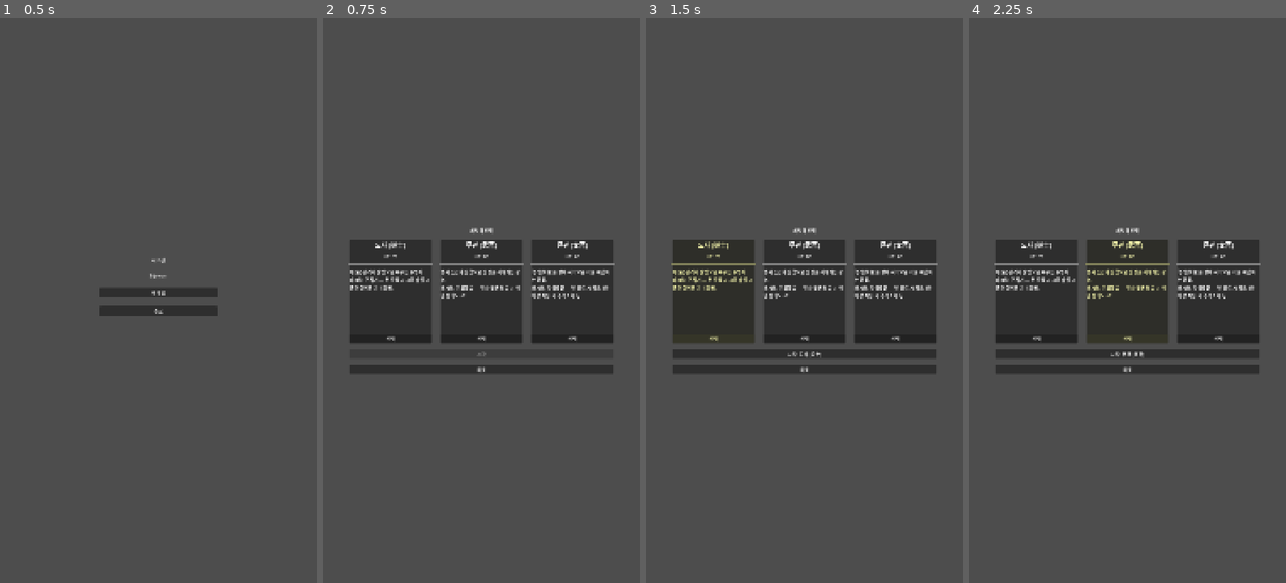
Above: before the commit, frames 1-4 (left to right).
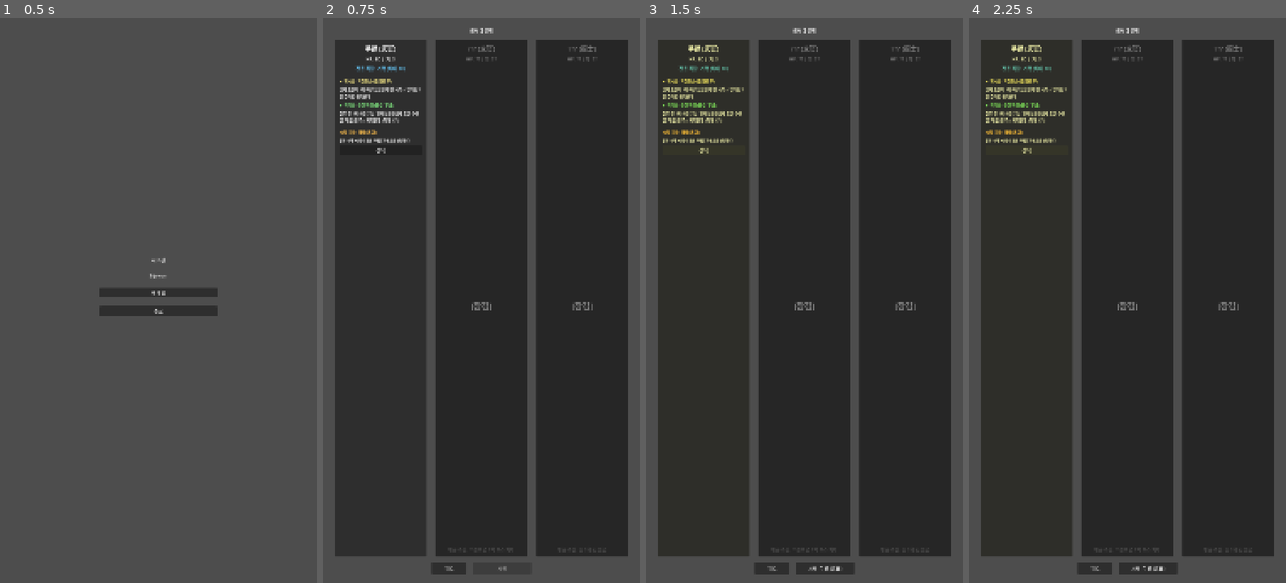
Above: after the commit, the same moments.

Repository: dongmin1213/Sijojeon
Game: Godot game, scene res://scenes/title/title_screen.tscn
Same seed, same stepped clock (60 frames per second), same inputs: the game is played once before the commit and once after it.
Inputs:
- Up to frame 1 (0.5 s): no input
- Up to frame 2 (0.75 s): click "새 게임" at 0.5 s
- Up to frame 3 (1.5 s): click "선택" at 1.25 s
- Up to frame 4 (2.25 s): click "선택" at 2 s

Frame 1 is identical in both runs. In frame 2, 65% of the frame differs, in the area x 3-97%, y 1-99%; in frame 3, 66%; in frame 4, 66%.

Commit message:
Add character select screen with unlock system, relic/resource info display (ZER-66)
- Show character list with detailed info: passive/active skills, class resource, starting relic
- Add unlock condition system with data-driven JSON config
- Visual distinction for locked (dimmed) vs unlocked characters
- Load character data from DataLoader instead of hardcoded constants

Co-Authored-By: Paperclip <noreply@paperclip.ing>
Co-Authored-By: Claude Opus 4.6 <noreply@anthropic.com>

Diff:
--- /dev/null
+++ b/data/unlock/unlock_conditions.json
@@ -0,0 +1,35 @@
+{
+  "version": "0.1",
+  "type": "unlock_conditions",
+  "description": "캐릭터 해금 조건 정의. SaveManager의 meta_data 통계를 기반으로 판정한다.",
+  "characters": [
+    {
+      "id": "mugwan",
+      "name_ko": "무관",
+      "name_hanja": "武官",
+      "unlock_type": "default",
+      "unlock_description": "기본 해금"
+    },
+    {
+      "id": "mungwan",
+      "name_ko": "문관",
+      "name_hanja": "文官",
+      "unlock_type": "character_act_clear",
+      "unlock_params": {
+        "character_id": "mugwan",
+        "min_act": 1
+      },
+      "unlock_description": "무관으로 1막 보스 처치"
+    },
+    {
+      "id": "dosa",
+      "name_ko": "도사",
+      "name_hanja": "道士",
+      "unlock_type": "total_runs",
+      "unlock_params": {
+        "min_runs": 3
+      },
+      "unlock_description": "총 3회 런 완료"
+    }
+  ]
+}
--- a/scenes/character_select/character_select.gd
+++ b/scenes/character_select/character_select.gd
@@ -1,92 +1,282 @@
 extends Control
 
-## 캐릭터 선택 화면. 도사/무관/문관 중 하나를 선택하여 새 런을 시작한다.
-
-const CHARACTERS := [
-	{
-		"id": "dosa",
-		"name": "도사 (道士)",
-		"hp": 70,
-		"description": "기(氣) 관리와 술법으로 싸우는 수행자.\n패시브: 천지기 — 턴 종료 시 시조 슬롯 3칸 이상이면 기 1 회복.",
-	},
-	{
-		"id": "mugwan",
-		"name": "무관 (武官)",
-		"hp": 80,
-		"description": "병사 토큰과 진형으로 전장을 지배하는 장수.\n패시브: 지휘통솔 — 병사 토큰 보유 시 매 턴 방어도 +2.",
-	},
-	{
-		"id": "mungwan",
-		"name": "문관 (文官)",
-		"hp": 65,
-		"description": "학식(學識)을 쌓아 지략으로 적을 제압하는 관료.\n패시브: 학식충전 — 턴 종료 시 카드 3장 이상 사용 시 학식 1 획득.",
-	},
-]
+## 캐릭터 선택 화면.
+## DataLoader와 SaveManager를 활용하여 해금 상태, 시작 유물, 전용 자원을 표시한다.
+
+# 캐릭터 정의 순서 (표시 순서)
+const CHARACTER_IDS := ["mugwan", "mungwan", "dosa"]
 
 var _selected_index: int = -1
+var _character_list: Array[Dictionary] = []
+var _unlock_data: Array[Dictionary] = []
 
 @onready var title_label: Label = $VBoxContainer/TitleLabel
 @onready var card_container: HBoxContainer = $VBoxContainer/CardContainer
-@onready var start_button: Button = $VBoxContainer/StartButton
-@onready var back_button: Button = $VBoxContainer/BackButton
+@onready var start_button: Button = $VBoxContainer/ButtonRow/StartButton
+@onready var back_button: Button = $VBoxContainer/ButtonRow/BackButton
 
 
 func _ready() -> void:
 	start_button.disabled = true
 	start_button.pressed.connect(_on_start_pressed)
 	back_button.pressed.connect(_on_back_pressed)
+	_load_unlock_conditions()
+	_build_character_list()
 	_build_character_cards()
 
 
+func _load_unlock_conditions() -> void:
+	var path := "res://data/unlock/unlock_conditions.json"
+	var file := FileAccess.open(path, FileAccess.READ)
+	if file == null:
+		return
+	var json := JSON.new()
+	var err := json.parse(file.get_as_text())
+	file.close()
+	if err == OK and json.data is Dictionary:
+		_unlock_data = []
+		for entry in json.data.get("characters", []):
+			_unlock_data.append(entry)
+
+
+func _is_character_unlocked(character_id: String) -> bool:
+	## 메타 데이터와 해금 조건을 비교하여 해금 여부를 판정한다.
+	var meta := SaveManager.load_meta()
+	var stats: Dictionary = meta.get("stats", {})
+	var char_stats: Dictionary = meta.get("character_stats", {})
+
+	for cond in _unlock_data:
+		if cond.get("id", "") != character_id:
+			continue
+		var unlock_type: String = cond.get("unlock_type", "default")
+		match unlock_type:
+			"default":
+				return true
+			"total_runs":
+				var min_runs: int = cond.get("unlock_params", {}).get("min_runs", 1)
+				return stats.get("total_runs", 0) >= min_runs
+			"character_act_clear":
+				var params: Dictionary = cond.get("unlock_params", {})
+				var req_char: String = params.get("character_id", "")
+				var min_act: int = params.get("min_act", 1)
+				# 해당 캐릭터로 승리한 적이 있거나, best_act가 min_act 이상이면 해금
+				var req_char_stats: Dictionary = char_stats.get(req_char, {})
+				if req_char_stats.get("victories", 0) > 0:
+					return true
+				# 해당 캐릭터로 런을 진행하여 min_act를 넘긴 적이 있으면 해금
+				return stats.get("best_act", 0) > min_act and req_char_stats.get("runs", 0) > 0
+	# 해금 조건이 정의되지 않은 캐릭터는 기본 해금
+	return true
+
+
+func _get_unlock_description(character_id: String) -> String:
+	for cond in _unlock_data:
+		if cond.get("id", "") == character_id:
+			return cond.get("unlock_description", "")
+	return ""
+
+
+func _build_character_list() -> void:
+	## DataLoader에서 캐릭터 스킬 데이터를 가져와 표시용 목록을 구성한다.
+	_character_list.clear()
+	for char_id in CHARACTER_IDS:
+		var skills: Dictionary = DataLoader.get_character_skills(char_id)
+		var unlocked := _is_character_unlocked(char_id)
+
+		# special_skills.json에서 상세 정보 추출
+		var char_entry := _find_skill_entry(char_id)
+		var class_resource_name := ""
+		var class_resource_max := 0
+		if char_entry.has("class_resource"):
+			class_resource_name = char_entry["class_resource"].get("id", "")
+			class_resource_max = char_entry["class_resource"].get("max", 0)
+
+		var starting_relic_name := ""
+		var starting_relic_effect := ""
+		if char_entry.has("starting_relic"):
+			starting_relic_name = char_entry["starting_relic"].get("name", {}).get("ko", "")
+			starting_relic_effect = char_entry["starting_relic"].get("effect", "")
+
+		var passive_name := ""
+		var passive_desc := ""
+		if skills.has("passive"):
+			passive_name = skills["passive"].get("ko", "")
+			passive_desc = skills["passive"].get("description", "")
+
+		var active_name := ""
+		var active_desc := ""
+		if skills.has("active_skill") and skills["active_skill"].has("name"):
+			active_name = skills["active_skill"]["name"].get("ko", "")
+			active_desc = skills["active_skill"]["name"].get("description", "")
+
+		_character_list.append({
+			"id": char_id,
+			"name": char_entry.get("class_ko", char_id) + " (" + char_entry.get("class_hanja", "") + ")",
+			"hp": skills.get("base_hp", 70),
+			"qi": skills.get("base_qi", 3),
+			"unlocked": unlocked,
+			"unlock_description": _get_unlock_description(char_id),
+			"class_resource_name": class_resource_name,
+			"class_resource_max": class_resource_max,
+			"starting_relic_name": starting_relic_name,
+			"starting_relic_effect": starting_relic_effect,
+			"passive_name": passive_name,
+			"passive_desc": passive_desc,
+			"active_name": active_name,
+			"active_desc": active_desc,
+		})
+
+
+func _find_skill_entry(character_id: String) -> Dictionary:
+	## DataLoader 내부 _skills_data에서 캐릭터 항목을 찾는다.
+	var skills_data: Dictionary = DataLoader._skills_data
+	if not skills_data.has("character_special_skills"):
+		return {}
+	for entry in skills_data["character_special_skills"]:
+		if entry.get("class_id", "") == character_id:
+			return entry
+	return {}
+
+
 func _build_character_cards() -> void:
-	for i in CHARACTERS.size():
-		var character: Dictionary = CHARACTERS[i]
+	for i in _character_list.size():
+		var character: Dictionary = _character_list[i]
+		var unlocked: bool = character["unlocked"]
+
 		var panel := PanelContainer.new()
-		panel.custom_minimum_size = Vector2(280, 320)
+		panel.custom_minimum_size = Vector2(300, 420)
 		panel.size_flags_horizontal = Control.SIZE_EXPAND_FILL
 
+		var margin := MarginContainer.new()
+		margin.add_theme_constant_override("margin_left", 16)
+		margin.add_theme_constant_override("margin_right", 16)
+		margin.add_theme_constant_override("margin_top", 12)
+		margin.add_theme_constant_override("margin_bottom", 12)
+
 		var vbox := VBoxContainer.new()
-		vbox.add_theme_constant_override("separation", 12)
-
+		vbox.add_theme_constant_override("separation", 8)
+
+		# 캐릭터 이름
 		var name_label := Label.new()
-		name_label.text = character["name"]
 		name_label.horizontal_alignment = HORIZONTAL_ALIGNMENT_CENTER
 		name_label.add_theme_font_size_override("font_size", 22)
+		if unlocked:
+			name_label.text = character["name"]
+		else:
+			name_label.text = "??? (" + character["name"].split("(")[1] if "(" in character["name"] else "???"
 		vbox.add_child(name_label)
 
-		var hp_label := Label.new()
-		hp_label.text = "HP: %d" % character["hp"]
-		hp_label.horizontal_alignment = HORIZONTAL_ALIGNMENT_CENTER
-		vbox.add_child(hp_label)
-
-		var sep := HSeparator.new()
-		vbox.add_child(sep)
-
-		var desc_label := Label.new()
-		desc_label.text = character["description"]
-		desc_label.autowrap_mode = TextServer.AUTOWRAP_WORD_SMART
-		desc_label.size_flags_vertical = Control.SIZE_EXPAND_FILL
-		vbox.add_child(desc_label)
-
-		var select_btn := Button.new()
-		select_btn.text = "선택"
-		var idx := i
-		select_btn.pressed.connect(func(): _select_character(idx))
-		vbox.add_child(select_btn)
-
-		panel.add_child(vbox)
+		# HP / 기 정보
+		var stat_label := Label.new()
+		stat_label.horizontal_alignment = HORIZONTAL_ALIGNMENT_CENTER
+		if unlocked:
+			stat_label.text = "HP: %d | 기: %d" % [character["hp"], character["qi"]]
+		else:
+			stat_label.text = "HP: ?? | 기: ??"
+		vbox.add_child(stat_label)
+
+		# 전용 자원 표시
+		if character["class_resource_name"] != "" and unlocked:
+			var resource_label := Label.new()
+			resource_label.horizontal_alignment = HORIZONTAL_ALIGNMENT_CENTER
+			resource_label.text = "전용 자원: %s (최대 %d)" % [character["class_resource_name"], character["class_resource_max"]]
+			resource_label.add_theme_color_override("font_color", Color(0.4, 0.8, 1.0))
+			vbox.add_child(resource_label)
+
+		vbox.add_child(HSeparator.new())
+
+		if unlocked:
+			# 패시브 스킬
+			if character["passive_name"] != "":
+				var passive_header := Label.new()
+				passive_header.text = "▶ 패시브: " + character["passive_name"]
+				passive_header.add_theme_font_size_override("font_size", 14)
+				passive_header.add_theme_color_override("font_color", Color(0.9, 0.85, 0.5))
+				vbox.add_child(passive_header)
+
+				var passive_desc := Label.new()
+				passive_desc.text = character["passive_desc"]
+				passive_desc.autowrap_mode = TextServer.AUTOWRAP_WORD_SMART
+				passive_desc.add_theme_font_size_override("font_size", 13)
+				vbox.add_child(passive_desc)
+
+			# 액티브 스킬
+			if character["active_name"] != "":
+				var active_header := Label.new()
+				active_header.text = "▶ 액티브: " + character["active_name"]
+				active_header.add_theme_font_size_override("font_size", 14)
+				active_header.add_theme_color_override("font_color", Color(0.5, 0.9, 0.5))
+				vbox.add_child(active_header)
+
+				var active_desc := Label.new()
+				active_desc.text = character["active_desc"]
+				active_desc.autowrap_mode = TextServer.AUTOWRAP_WORD_SMART
+				active_desc.add_theme_font_size_override("font_size", 13)
+				vbox.add_child(active_desc)
+
+			vbox.add_child(HSeparator.new())
+
+			# 시작 유물
+			if character["starting_relic_name"] != "":
+				var relic_label := Label.new()
+				relic_label.text = "시작 유물: " + character["starting_relic_name"]
+				relic_label.add_theme_font_size_override("font_size", 14)
+				relic_label.add_theme_color_override("font_color", Color(1.0, 0.75, 0.3))
+				vbox.add_child(relic_label)
+
+				var relic_effect := Label.new()
+				relic_effect.text = character["starting_relic_effect"]
+				relic_effect.autowrap_mode = TextServer.AUTOWRAP_WORD_SMART
+				relic_effect.add_theme_font_size_override("font_size", 12)
+				vbox.add_child(relic_effect)
+
+			# 선택 버튼
+			var select_btn := Button.new()
+			select_btn.text = "선택"
+			select_btn.size_flags_vertical = Control.SIZE_SHRINK_END
+			var idx := i
+			select_btn.pressed.connect(func(): _select_character(idx))
+			vbox.add_child(select_btn)
+		else:
+			# 잠금 상태 표시
+			var lock_label := Label.new()
+			lock_label.text = "[잠김]"
+			lock_label.horizontal_alignment = HORIZONTAL_ALIGNMENT_CENTER
+			lock_label.add_theme_font_size_override("font_size", 28)
+			lock_label.size_flags_vertical = Control.SIZE_EXPAND_FILL
+			lock_label.vertical_alignment = VERTICAL_ALIGNMENT_CENTER
+			vbox.add_child(lock_label)
+
+			var cond_label := Label.new()
+			cond_label.text = "해금 조건: " + character["unlock_description"]
+			cond_label.horizontal_alignment = HORIZONTAL_ALIGNMENT_CENTER
+			cond_label.autowrap_mode = TextServer.AUTOWRAP_WORD_SMART
+			cond_label.add_theme_color_override("font_color", Color(0.6, 0.6, 0.6))
+			vbox.add_child(cond_label)
+
+		margin.add_child(vbox)
+		panel.add_child(margin)
+
+		# 잠금 캐릭터는 어둡게 표시
+		if not unlocked:
+			panel.modulate = Color(0.5, 0.5, 0.5)
+
 		card_container.add_child(panel)
 
 
 func _select_character(index: int) -> void:
+	if not _character_list[index]["unlocked"]:
+		return
 	_selected_index = index
 	start_button.disabled = false
-	start_button.text = "시작: %s" % CHARACTERS[index]["name"]
-
-	# Update visual highlight
+	start_button.text = "시작: %s" % _character_list[index]["name"]
+
+	# 선택 하이라이트
 	for i in card_container.get_child_count():
 		var panel: PanelContainer = card_container.get_child(i)
-		if i == index:
+		if not _character_list[i]["unlocked"]:
+			panel.modulate = Color(0.5, 0.5, 0.5)
+		elif i == index:
 			panel.modulate = Color(1.0, 1.0, 0.7)
 		else:
 			panel.modulate = Color(1.0, 1.0, 1.0)
@@ -95,7 +285,7 @@
 func _on_start_pressed() -> void:
 	if _selected_index < 0:
 		return
-	var character_id: String = CHARACTERS[_selected_index]["id"]
+	var character_id: String = _character_list[_selected_index]["id"]
 	GameManager.start_new_run(character_id)
 
 
--- a/scenes/character_select/character_select.tscn
+++ b/scenes/character_select/character_select.tscn
@@ -13,15 +13,13 @@
 
 [node name="VBoxContainer" type="VBoxContainer" parent="."]
 layout_mode = 1
-anchors_preset = 8
-anchor_left = 0.5
-anchor_top = 0.5
-anchor_right = 0.5
-anchor_bottom = 0.5
-offset_left = -320.0
-offset_top = -250.0
-offset_right = 320.0
-offset_bottom = 250.0
+anchors_preset = 15
+anchor_right = 1.0
+anchor_bottom = 1.0
+offset_left = 40.0
+offset_top = 30.0
+offset_right = -40.0
+offset_bottom = -30.0
 grow_horizontal = 2
 grow_vertical = 2
 theme_override_constants/separation = 20
@@ -38,10 +36,17 @@
 theme_override_constants/separation = 30
 alignment = 1
 
-[node name="StartButton" type="Button" parent="VBoxContainer"]
+[node name="ButtonRow" type="HBoxContainer" parent="VBoxContainer"]
+layout_mode = 2
+alignment = 1
+theme_override_constants/separation = 20
+
+[node name="BackButton" type="Button" parent="VBoxContainer/ButtonRow"]
+custom_minimum_size = Vector2(120, 40)
+layout_mode = 2
+text = "뒤로"
+
+[node name="StartButton" type="Button" parent="VBoxContainer/ButtonRow"]
+custom_minimum_size = Vector2(200, 40)
 layout_mode = 2
 text = "시작"
-
-[node name="BackButton" type="Button" parent="VBoxContainer"]
-layout_mode = 2
-text = "뒤로"
